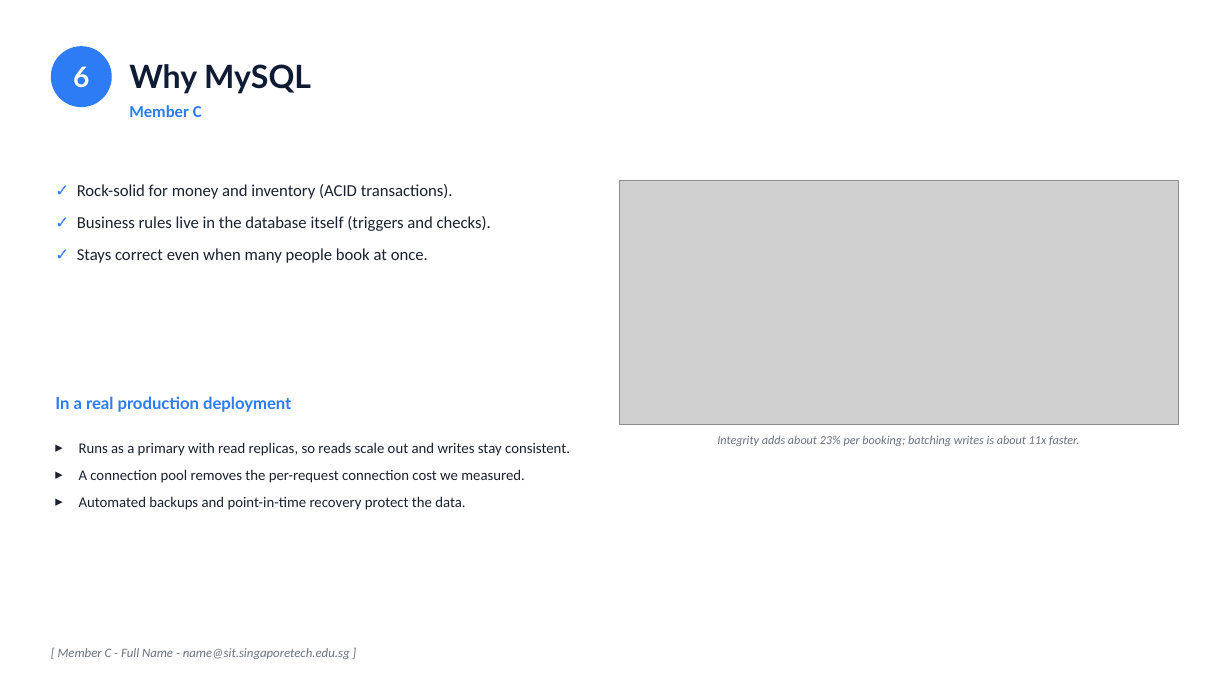
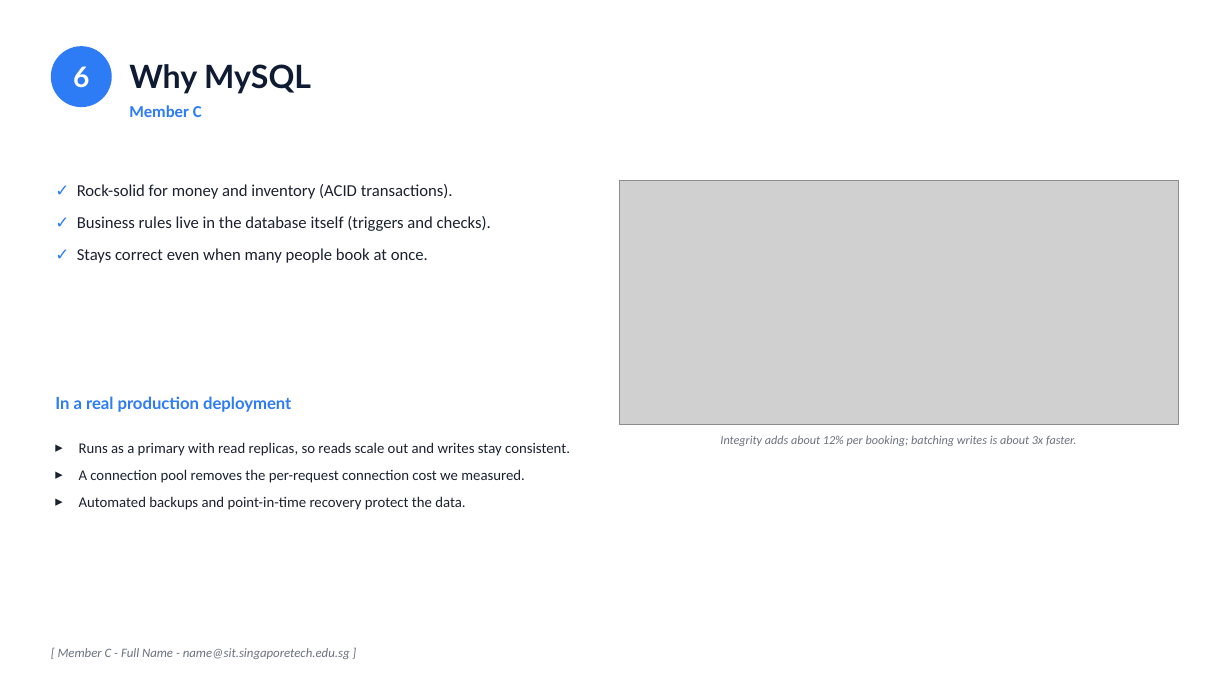
Before and after one commit to cthyuiii/GigTrack, a slide deck: slide 11 of GXX_Slides.pptx (slide 8 before the commit). Drawn at 1232x693 pixels with LibreOffice and Linux fonts; fonts in the diff are those of the drawing; grey boxes stand for pictures. Boxes give left, top, right and bottom in pixels: in the first picture for what was removed or moved away, otherwise in the second. Text is boxed around its words. In the diff, an @@ line names an element or a change of style, - is before the commit and + after.

```diff
--- a/GXX_Slides.pptx
+++ b/GXX_Slides.pptx
@@ text at box(720, 435, 1076, 446): text changed @@
-Integrity adds about 23% per booking; batching writes is about 11x faster.
+Integrity adds about 12% per booking; batching writes is about 3x faster.
```
Also in this commit, not shown: 3 other slides changed, 9 slides added, 1 slide removed, 18 other files.
